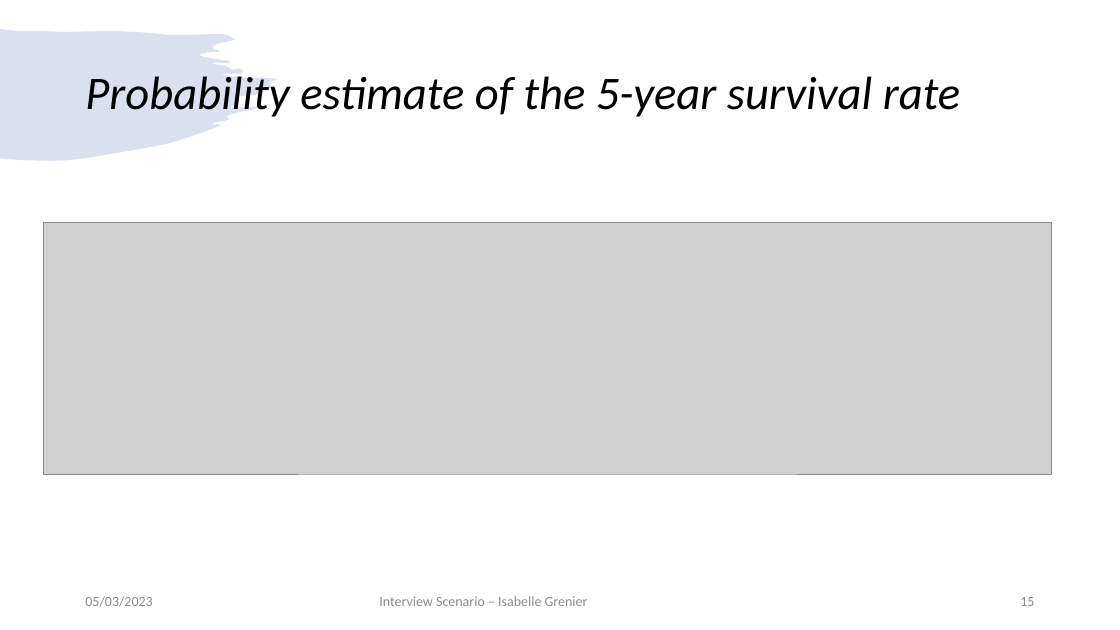
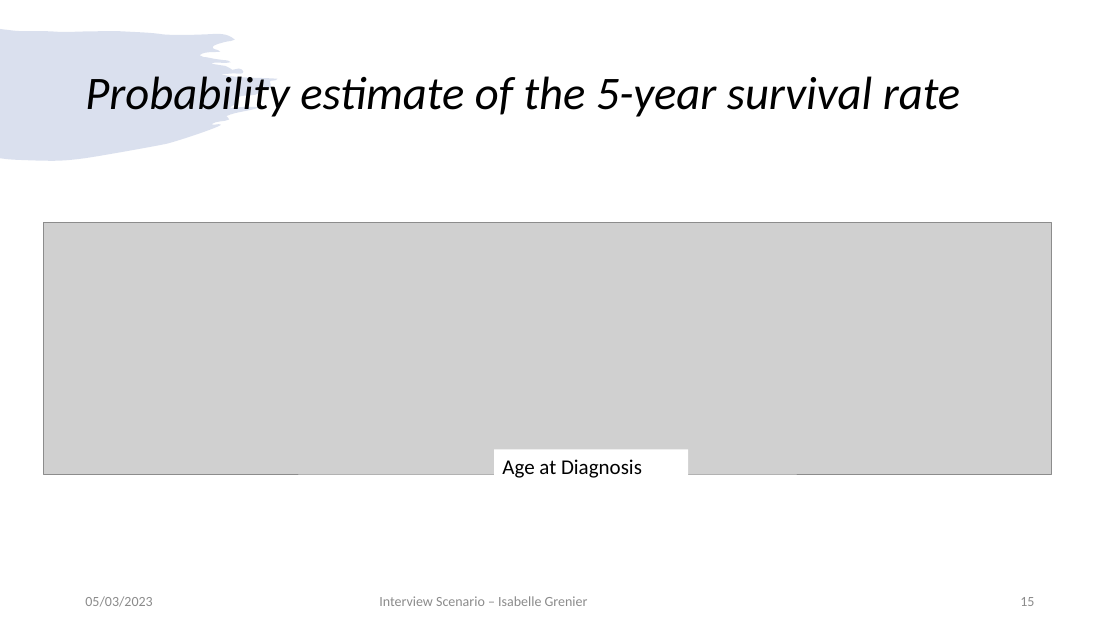
Before and after one commit to igrenier/TCGA_BRCA, a slide deck: slide 15 of presentation_05032023.pptx. Drawn at 1120x630 pixels with LibreOffice and Linux fonts; fonts in the diff are those of the drawing; grey boxes stand for pictures. Boxes give left, top, right and bottom in pixels: in the first picture for what was removed or moved away, otherwise in the second. Text is boxed around its words. In the diff, an @@ line names an element or a change of style, - is before the commit and + after.

```diff
--- a/presentation_05032023.pptx
+++ b/presentation_05032023.pptx
@@ rectangle added at (494, 450, 688, 483), fill #FFFFFF, 18 pt, text #000000 @@
+Age at Diagnosis
```
Also in this commit, not shown: 2 other slides changed.
